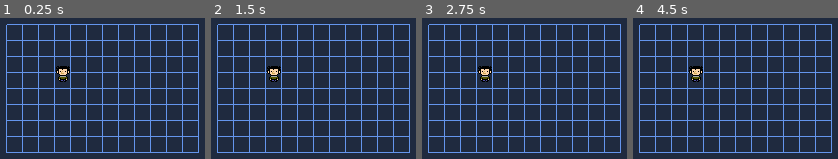
Above: before the commit, frames 1-4 (left to right).
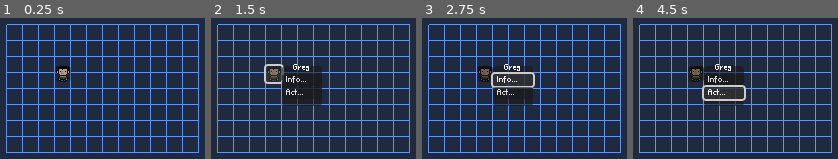
Above: after the commit, the same moments.

Repository: murumart/pubtest
Game: Godot game, scene res://scenes/rpg_battle/gregmovie/greg_movie_battle.tscn
Same seed, same stepped clock (60 frames per second), same inputs: the game is played once before the commit and once after it.
Inputs (mouse positions are in pixels of both pictures, inside the frame that each line leads up to):
- Up to frame 1 (0.25 s): no input
- Up to frame 2 (1.5 s): tap Enter at 0.5 s; move the mouse to (366, 78) at 0.52 s; click (366, 78) at 0.67 s; click (274, 74) at 1.27 s
- Up to frame 3 (2.75 s): click (512, 80) at 2 s, where only the run after the commit has a clickable "Info..."
- Up to frame 4 (4.5 s): click (723, 92) at 2.75 s, where only the run after the commit has a clickable "Act..."; click (723, 80) at 3.5 s, where only the run after the commit has a clickable "Info..."; click (723, 92) at 4.25 s, where only the run after the commit has a clickable "Act..."

The runs differ from the first frame. In frame 1, 0.3% of the frame differs, in the area x 26-35%, y 34-45%; in frame 2, 4.8%, in the area x 25-55%, y 32-63%; in frame 3, 3.1%; in frame 4, 3.4%.

Commit message:
thinking. should be doing more

Diff:
--- /dev/null
+++ b/scenes/rpg_battle/gregmovie/compo/actor_component.gd
@@ -0,0 +1,15 @@
+class_name ActorComponent extends Node
+
+
+func act() -> ActionResult:
+	return ActionResult.new().timed(2)
+
+
+class ActionResult:
+
+	var time := 0.0
+
+
+	func timed(time: float) -> ActionResult:
+		self.time = time
+		return self
--- /dev/null
+++ b/scenes/rpg_battle/gregmovie/compo/player_action_button.gd
@@ -0,0 +1,32 @@
+class_name PlayerActionComponent extends Button
+
+enum {STATE_WAIT, STATE_MENUOPEN}
+const AR = ActorComponent.ActionResult
+
+@export var player_char_selection: Control
+
+var state: int = STATE_WAIT
+
+
+func _ready() -> void:
+	assert(is_instance_valid(player_char_selection))
+	disabled = true
+
+
+func act() -> AR:
+	disabled = false
+	pressed.connect(func():
+		player_char_selection.global_position = global_position + Vector2.RIGHT * 16
+		player_char_selection.show()
+	, CONNECT_ONE_SHOT)
+
+	while true:
+		match state:
+			STATE_WAIT:
+				pass
+			STATE_MENUOPEN:
+				pass
+		await get_tree().process_frame
+
+	disabled = true
+	return AR.new().timed(2)
--- a/scenes/rpg_battle/gregmovie/greg_movie_battle.tscn
+++ b/scenes/rpg_battle/gregmovie/greg_movie_battle.tscn
@@ -6,7 +6,9 @@
 [ext_resource type="Script" path="res://scenes/rpg_battle/gregmovie/actor_grid.gd" id="3_hkssh"]
 [ext_resource type="Theme" uid="uid://bluqnktkqq206" path="res://scenes/rpg_battle/gregmovie/art/main_theme.tres" id="3_ukysc"]
 [ext_resource type="Script" path="res://scenes/rpg_battle/gregmovie/mg_character.gd" id="5_rce0m"]
+[ext_resource type="Script" path="res://scenes/rpg_battle/gregmovie/player_char_selection.gd" id="5_wa8dm"]
 [ext_resource type="SpriteFrames" uid="uid://cgg6yedlort55" path="res://scenes/rpg_battle/gregmovie/art/sfr_greg.tres" id="5_xdqs5"]
+[ext_resource type="Script" path="res://scenes/rpg_battle/gregmovie/compo/player_action_button.gd" id="8_vstuf"]
 
 [node name="GregMovieBattle" type="Node2D"]
 
@@ -23,7 +25,7 @@
 script = ExtResource("3_f5w6v")
 grid = NodePath("../ActorGrid")
 
-[node name="CharSelection" type="Control" parent="BattleManager"]
+[node name="PlayerCharSelection" type="Control" parent="BattleManager"]
 layout_mode = 3
 anchors_preset = 0
 offset_left = -77.0
@@ -31,66 +33,68 @@
 offset_right = -77.0
 offset_bottom = 21.0
 theme = ExtResource("3_ukysc")
+script = ExtResource("5_wa8dm")
 
-[node name="Tabs" type="TabContainer" parent="BattleManager/CharSelection"]
+[node name="Tabs" type="TabContainer" parent="BattleManager/PlayerCharSelection"]
 layout_mode = 0
 offset_right = 40.0
 offset_bottom = 40.0
-current_tab = 2
+current_tab = 0
 tabs_visible = false
 
-[node name="Main" type="VBoxContainer" parent="BattleManager/CharSelection/Tabs"]
-visible = false
+[node name="Main" type="VBoxContainer" parent="BattleManager/PlayerCharSelection/Tabs"]
 layout_mode = 2
 metadata/_tab_index = 0
 
-[node name="Label" type="Label" parent="BattleManager/CharSelection/Tabs/Main"]
+[node name="Label" type="Label" parent="BattleManager/PlayerCharSelection/Tabs/Main"]
 layout_mode = 2
 size_flags_vertical = 0
 text = "Greg"
 horizontal_alignment = 1
 
-[node name="MainMenu" type="VBoxContainer" parent="BattleManager/CharSelection/Tabs/Main"]
+[node name="MainMenu" type="VBoxContainer" parent="BattleManager/PlayerCharSelection/Tabs/Main"]
 layout_mode = 2
 theme_override_constants/separation = 1
 
-[node name="Button" type="Button" parent="BattleManager/CharSelection/Tabs/Main/MainMenu"]
+[node name="Button" type="Button" parent="BattleManager/PlayerCharSelection/Tabs/Main/MainMenu"]
 layout_mode = 2
 text = "Info..."
 alignment = 0
 
-[node name="Button3" type="Button" parent="BattleManager/CharSelection/Tabs/Main/MainMenu"]
+[node name="Button3" type="Button" parent="BattleManager/PlayerCharSelection/Tabs/Main/MainMenu"]
 layout_mode = 2
 text = "Act..."
 alignment = 0
 
-[node name="MovingMenu" type="VBoxContainer" parent="BattleManager/CharSelection/Tabs/Main"]
+[node name="MovingMenu" type="VBoxContainer" parent="BattleManager/PlayerCharSelection/Tabs/Main"]
 visible = false
 layout_mode = 2
 theme_override_constants/separation = 1
 
-[node name="Button" type="Button" parent="BattleManager/CharSelection/Tabs/Main/MovingMenu"]
+[node name="Button" type="Button" parent="BattleManager/PlayerCharSelection/Tabs/Main/MovingMenu"]
 layout_mode = 2
 text = "sleave"
 
-[node name="Info" type="VBoxContainer" parent="BattleManager/CharSelection/Tabs"]
+[node name="Info" type="VBoxContainer" parent="BattleManager/PlayerCharSelection/Tabs"]
 visible = false
 layout_mode = 2
 metadata/_tab_index = 1
 
-[node name="Label" type="Label" parent="BattleManager/CharSelection/Tabs/Info"]
+[node name="Label" type="Label" parent="BattleManager/PlayerCharSelection/Tabs/Info"]
 layout_mode = 2
 size_flags_vertical = 3
-text = "name: greg
-ATK 1 DEF 1 SPD 1 GRG 1 RPG 1
-you should take a shower! and shave!"
+text = "name:
+  greg
+house:
+  no"
 autowrap_mode = 2
 
-[node name="Attack" type="VBoxContainer" parent="BattleManager/CharSelection/Tabs"]
+[node name="Attack" type="VBoxContainer" parent="BattleManager/PlayerCharSelection/Tabs"]
+visible = false
 layout_mode = 2
 metadata/_tab_index = 2
 
-[node name="Button" type="Button" parent="BattleManager/CharSelection/Tabs/Attack"]
+[node name="Button" type="Button" parent="BattleManager/PlayerCharSelection/Tabs/Attack"]
 layout_mode = 2
 text = "KILLL!!!!!!"
 
@@ -98,11 +102,19 @@
 position = Vector2(24, 18)
 script = ExtResource("3_hkssh")
 
-[node name="MGCharacter" type="CharacterBody2D" parent="ActorGrid"]
+[node name="MGCharacter" type="CharacterBody2D" parent="ActorGrid" node_paths=PackedStringArray("actor_component")]
 position = Vector2(56, 57)
 script = ExtResource("5_rce0m")
+actor_component = NodePath("Button")
 
 [node name="AnimatedSprite2D" type="AnimatedSprite2D" parent="ActorGrid/MGCharacter"]
 position = Vector2(0, -8)
 sprite_frames = ExtResource("5_xdqs5")
 animation = &"walk_down"
+
+[node name="Button" type="Button" parent="ActorGrid/MGCharacter" node_paths=PackedStringArray("player_char_selection")]
+offset_left = -8.0
+offset_top = -16.0
+offset_right = 8.0
+script = ExtResource("8_vstuf")
+player_char_selection = NodePath("../../../BattleManager/PlayerCharSelection")
--- a/scenes/rpg_battle/gregmovie/mg_character.gd
+++ b/scenes/rpg_battle/gregmovie/mg_character.gd
@@ -3,7 +3,14 @@
 signal act_requested(who: MGCharacter)
 signal act_finished(who: MGCharacter)
 
+@export var actor_component: Node
+
 var _time := 1.0
+
+
+func _ready() -> void:
+	assert(is_instance_valid(actor_component), "no actor component set")
+	assert(actor_component.has_method("act"), "actor component node faulty")
 
 
 func decrease_time(amount: float) -> void:
@@ -13,7 +20,9 @@
 
 
 func start_act() -> void:
-	_time = 2
+	var result: ActorComponent.ActionResult = await actor_component.act()
+	_time = result.time
+	finish_act()
 
 
 func finish_act() -> void:
--- /dev/null
+++ b/scenes/rpg_battle/gregmovie/player_char_selection.gd
@@ -0,0 +1 @@
+extends Control
Not shown, added: scenes/rpg_battle/gregmovie/TODO.txt
Not shown: 1 places in scenes/rpg_battle/gregmovie/greg_movie_battle.tscn that only renumber resources
